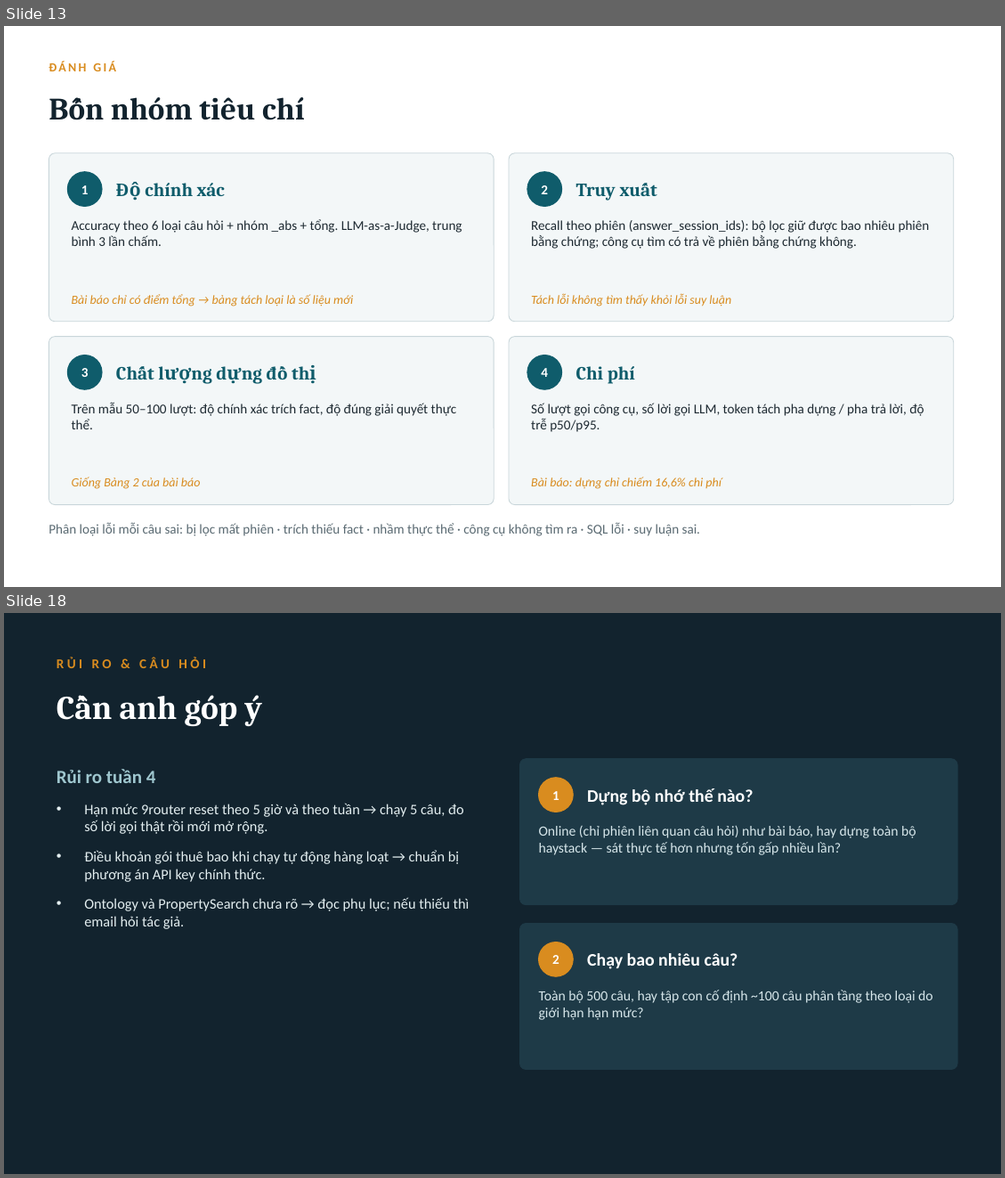
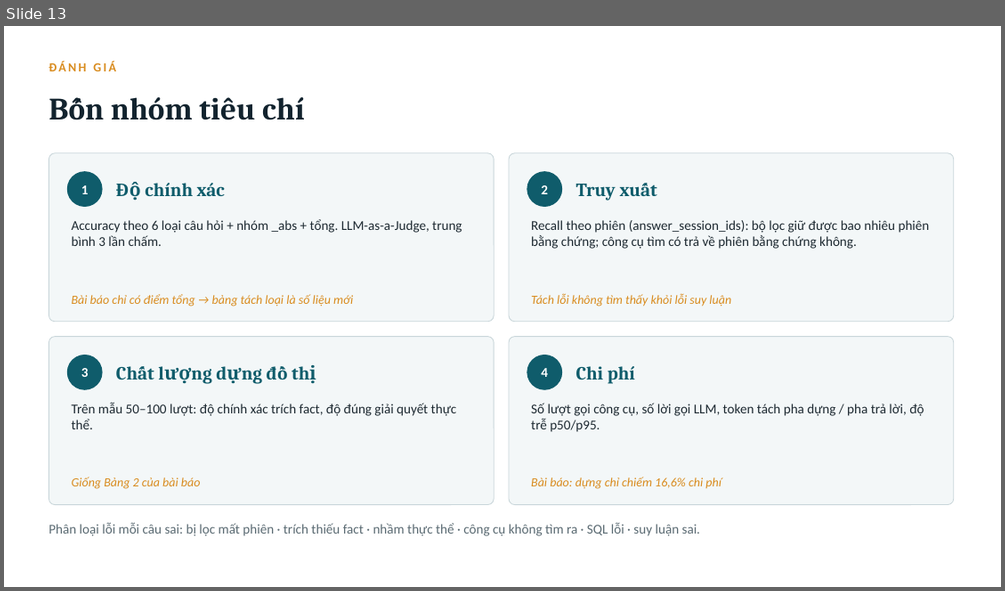
Before and after one commit to Phongdzfk/Samsung-Agent, a slide deck: Tuan 3/bao-cao-tuan3-apex-mem.pptx. Shown one above the other, each under a label of ours: slides 13 and 18 before the commit, slide 13 after it; the slides between them are not shown. The pictures are 1005x1178 and 1005x591 pixels, drawn with LibreOffice and Linux fonts; fonts in the diff are those of the drawing. Boxes give left, top, right and bottom in pixels: in the first picture for what was removed or moved away, otherwise in the second. Text is boxed around its words. In the diff, an @@ line names an element or a change of style, - is before the commit and + after.

```diff
--- a/Tuan 3/bao-cao-tuan3-apex-mem.pptx
+++ b/Tuan 3/bao-cao-tuan3-apex-mem.pptx
@@ slide 18 removed at (4,613,1001,1174), background #12232E @@
@@ text removed at (57,657,206,668) @@
-RỦI RO & CÂU HỎI
@@ text removed at (120,695,262,727) @@
-Cần anh góp ý
@@ text removed at (57,769,156,783) @@
-Rủi ro tuần 4
@@ rounded rectangle removed at (520,759,957,905) @@
@@ ellipse removed at (539,778,573,811) @@
@@ text removed at (552,791,559,800) @@
-1
@@ text removed at (587,788,752,805) @@
-Dựng bộ nhớ thế nào?
@@ text removed at (84,803,469,929) @@
-• Hạn mức 9router reset theo 5 giờ và theo tuần → chạy 5 câu, đo số lời gọi thật rồi mới mở rộng.
-• Điều khoản gói thuê bao khi chạy tự động hàng loạt → chuẩn bị phương án API key chính thức.
-• Ontology và PropertySearch chưa rõ → đọc phụ lục; nếu thiếu thì email hỏi tác giả.
@@ text removed at (539,826,916,855) @@
-Online (chỉ phiên liên quan câu hỏi) như bài báo, hay dựng toàn bộ haystack — sát thực tế hơn nhưng tốn gấp nhiều lần?
@@ rounded rectangle removed at (520,924,957,1070) @@
@@ ellipse removed at (539,942,573,976) @@
@@ text removed at (552,955,559,964) @@
-2
@@ text removed at (587,953,738,969) @@
-Chạy bao nhiêu câu?
@@ text removed at (539,989,933,1020) @@
-Toàn bộ 500 câu, hay tập con cố định ~100 câu phân tầng theo loại do giới hạn hạn mức?
```
Also in this commit, not shown: 9 slides changed, 3 other slides removed.
